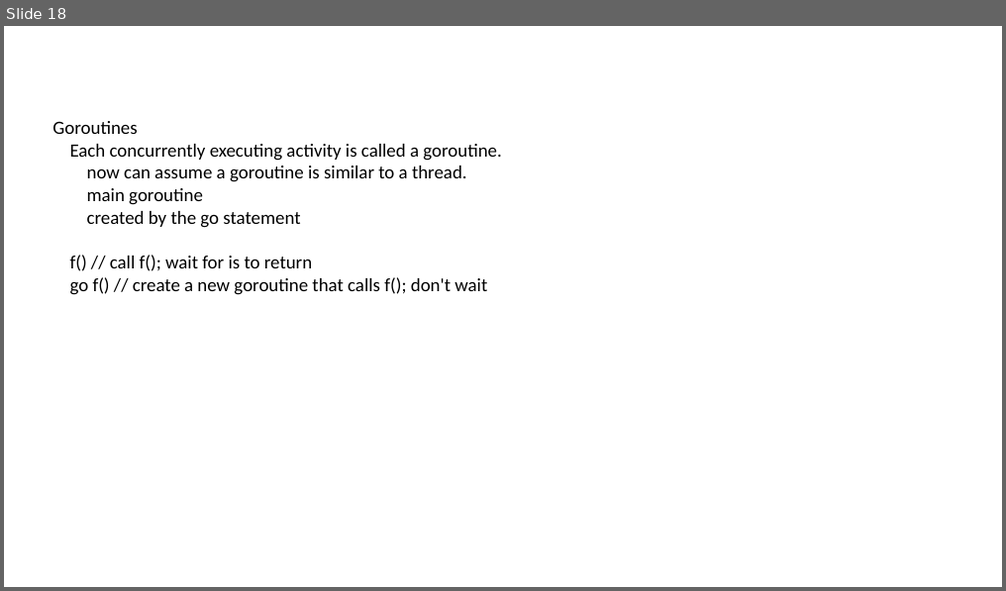
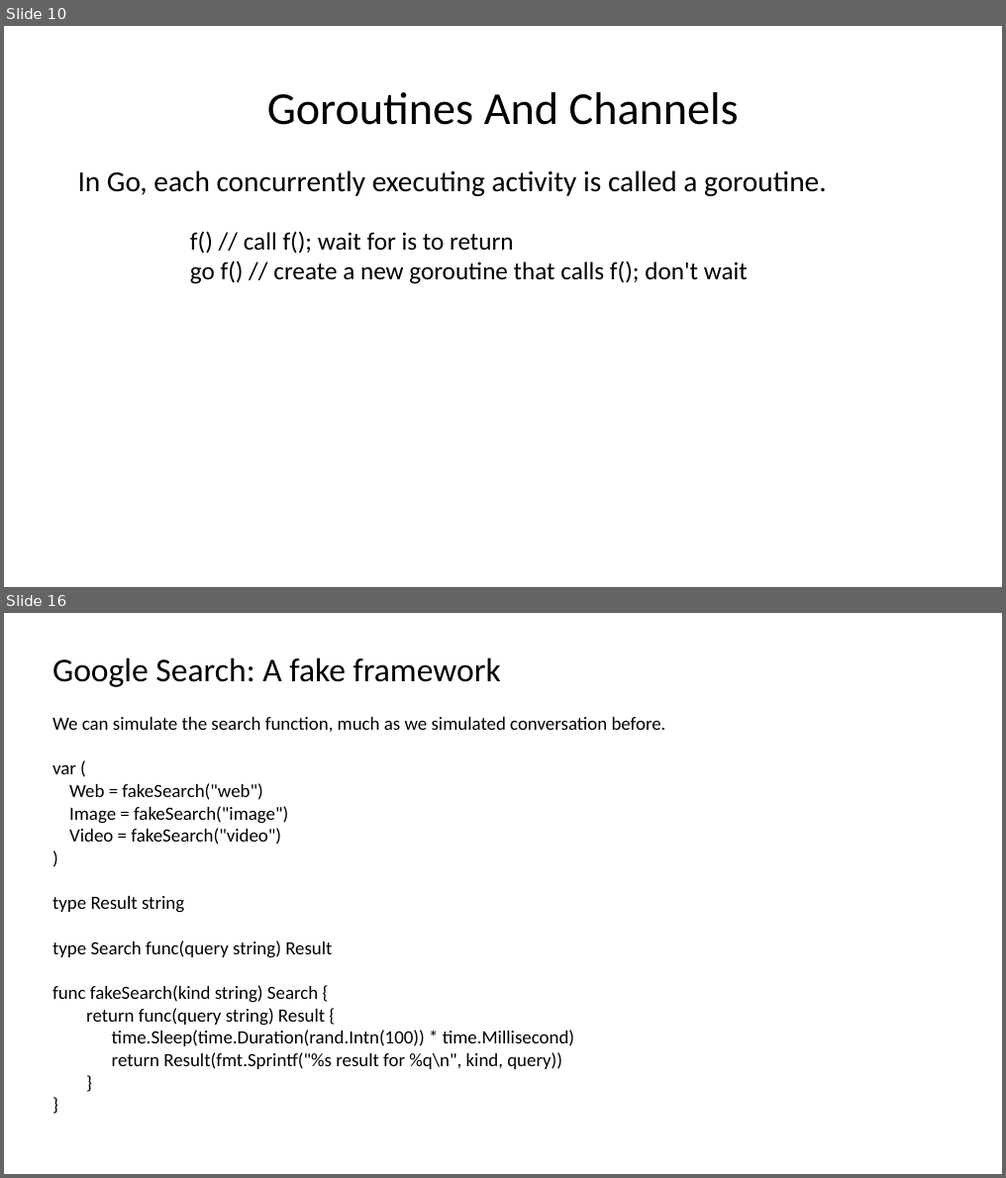
Before and after one commit to bowenchen6/golang-session, a slide deck: Go Language Sharing.pptx. Shown one above the other, each under a label of ours: slide 18 before the commit, slides 10 and 16 after it; the slides between them are not shown. The pictures are 1006x591 and 1006x1178 pixels, drawn with LibreOffice and Linux fonts; fonts in the diff are those of the drawing. Boxes give left, top, right and bottom in pixels: in the first picture for what was removed or moved away, otherwise in the second. Text is boxed around its words. In the diff, an @@ line names an element or a change of style, - is before the commit and + after.

```diff
--- a/Go Language Sharing.pptx
+++ b/Go Language Sharing.pptx
@@ slide 16 added at (x1=4, y1=613, x2=1002, y2=1174), background #FFFFFF @@
@@ text added at (x1=53, y1=658, x2=666, y2=1069), 18 pt, text #000000 @@
+Google Search: A fake framework
+We can simulate the search function, much as we simulated conversation before.
+var (
+Web = fakeSearch("web")
+Image = fakeSearch("image")
+Video = fakeSearch("video")
+)
+type Result string
+type Search func(query string) Result
+func fakeSearch(kind string) Search {
+return func(query string) Result {
+time.Sleep(time.Duration(rand.Intn(100)) * time.Millisecond)
+return Result(fmt.Sprintf("%s result for %q\n", kind, query))
+}
+}
@@ what was slide 18 is now slide 10 @@
@@ slide 10 changed as well @@
@@ title added at (x1=267, y1=92, x2=739, y2=125), 44 pt, text #000000 @@
+Goroutines And Channels
@@ text "In Go, each concurrently executing ..." moved from (x1=53, y1=121, x2=501, y2=295) to (x1=78, y1=171, x2=827, y2=284) @@
@@ text at (x1=78, y1=171, x2=827, y2=196): text changed; size 18 to 28 pt @@
-Goroutines
-Each concurrently executing activity is called a goroutine.
-now can assume a goroutine is similar to a thread.
-main goroutine
-created by the go statement
+In Go, each concurrently executing activity is called a goroutine.
@@ text at (x1=190, y1=231, x2=747, y2=284): size 18 to 24 pt in "f() // call f(); wait for is ...", "go f() // create a new goroutine ..."; list level 1 to 2 in "f() // call f(); wait ..."; line spacing 1 to 0.8; list level 1 to 2 in "go f() // create a ..." @@
```
Also in this commit, not shown: 4 other slides changed, 13 other slides added, 16 slides removed, 1 other file.
